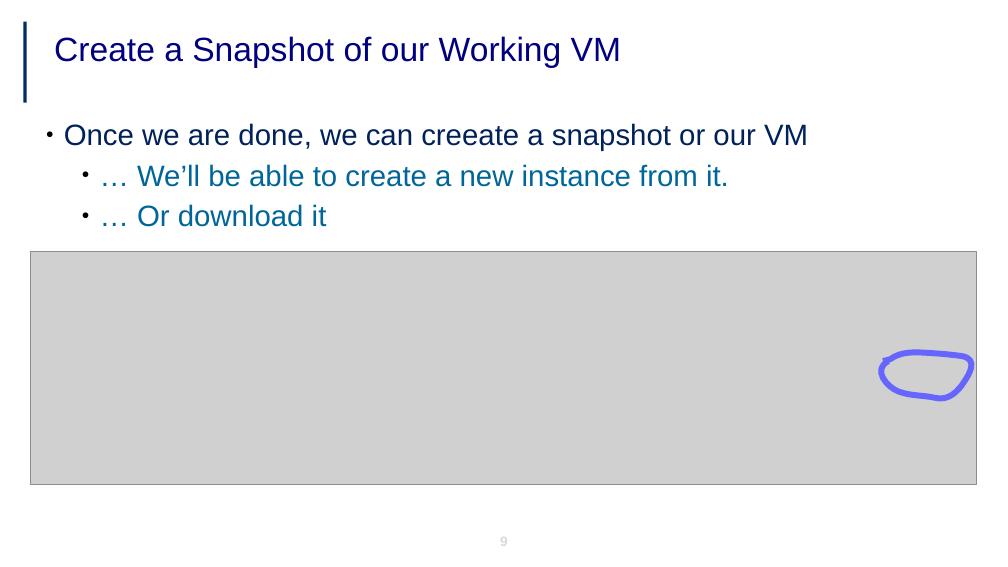
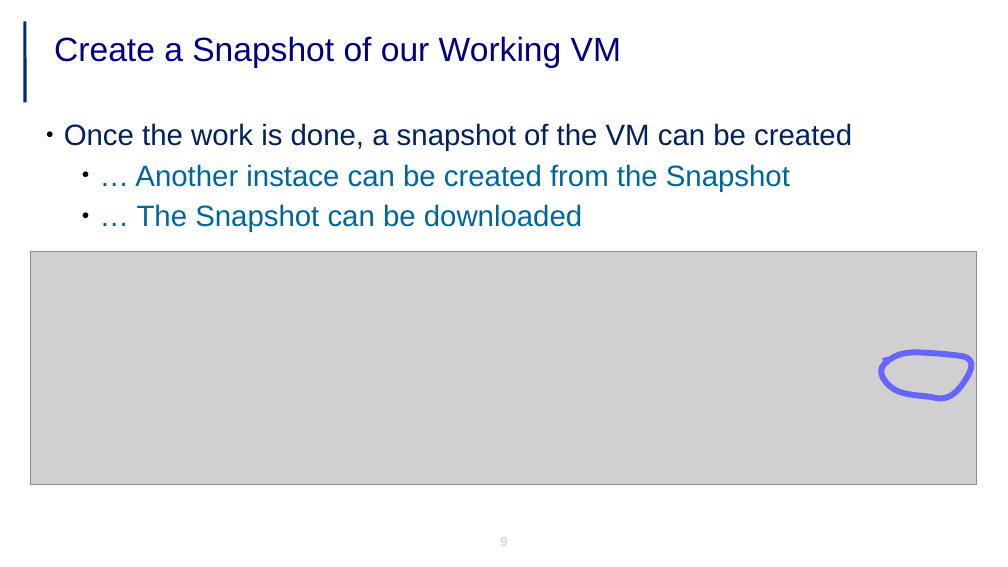
Before and after one commit to jicarretero/SummitMalaga2017, a slide deck: slide 9 of FiwareImageHandling.odp. Drawn at 1008x567 pixels with LibreOffice and Linux fonts; fonts in the diff are those of the drawing; grey boxes stand for pictures; background and template pictures are left out. Boxes give left, top, right and bottom in pixels: in the first picture for what was removed or moved away, otherwise in the second. Text is boxed around its words. In the diff, an @@ line names an element or a change of style, - is before the commit and + after.

Commit message:
Change presentation image and some changes in wording

```diff
--- a/FiwareImageHandling.odp
+++ b/FiwareImageHandling.odp
@@ text at [64,123,852,232]: text changed @@
-● Once we are done, we can creeate a snapshot or our VM
-    ● … We’ll be able to create a new instance from it.
-    ● … Or download it
+● Once the work is done, a snapshot of the VM can be created
+    ● … Another instace can be created from the Snapshot
+    ● … The Snapshot can be downloaded
```
Also in this commit, not shown: 17 other slides changed.
